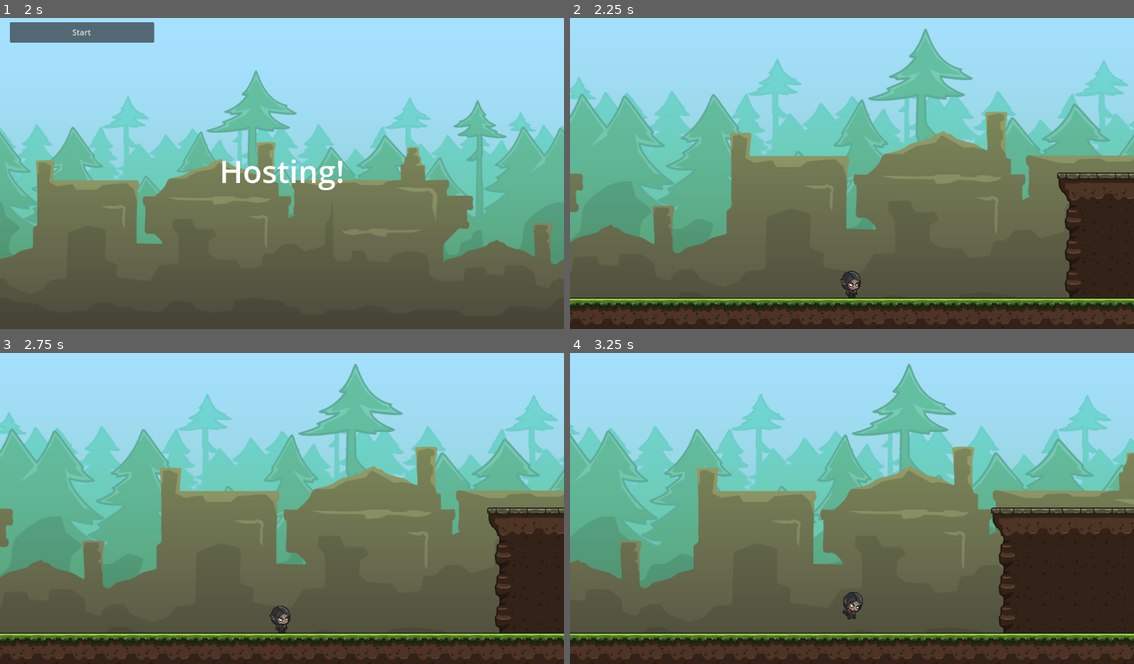
Above: before the commit, frames 1-4 (two rows, left to right).
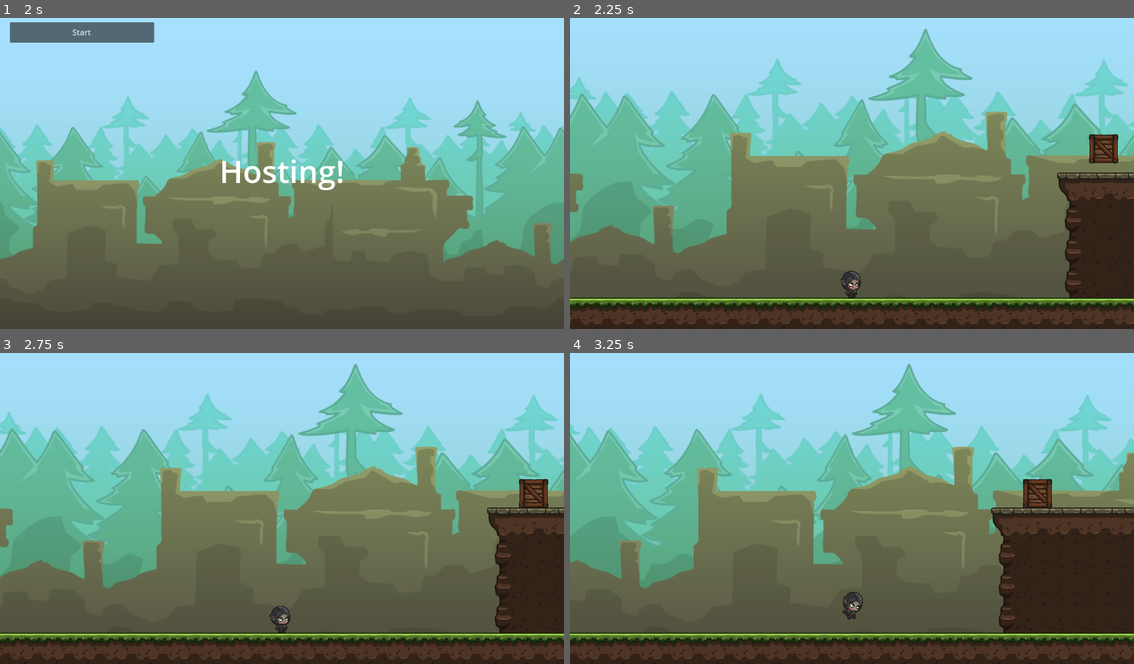
Above: after the commit, the same moments.

Repository: BlurryGames/GodotMultiplayerCourse
Game: Godot game, scene res://Levels/Menu/Menu.tscn
Same seed, same stepped clock (60 frames per second), same inputs: the game is played once before the commit and once after it.
Inputs:
- Up to frame 1 (2 s): tap Enter at 0.5 s; hold D (MoveRight) 0.53-1.25 s; tap E (Interact) at 0.6 s; tap Space (Jump) at 0.77 s; click "Host" at 1.25 s
- Up to frame 2 (2.25 s): click "Start" at 2 s
- Up to frame 3 (2.75 s): no input
- Up to frame 4 (3.25 s): tap Space (Jump) at 2.75, 3.02 s; hold D (MoveRight) from 2.78 s (still down); tap E (Interact) at 2.85 s

Frame 1 is identical in both runs. In frame 2, 0.5% of the frame differs, in the area x 91-98%, y 37-47%; in frame 3, 0.5%; in frame 4, 0.5%.

Commit message:
Section4: Platformer Puzzles / Lesson12: Pushable Objects

Diff:
--- /dev/null
+++ b/Interactables/PushableObject/PushableCrate.tscn
@@ -0,0 +1,36 @@
+[gd_scene load_steps=6 format=3 uid="uid://dox1gus1ovntt"]
+
+[ext_resource type="Script" path="res://Scripts/PushableObject.gd" id="1_tr2g0"]
+[ext_resource type="Texture2D" uid="uid://rglygid7fsot" path="res://art/objects/Wooden_Crate.png" id="2_bptjb"]
+
+[sub_resource type="PhysicsMaterial" id="PhysicsMaterial_s7fhq"]
+friction = 0.5
+rough = true
+
+[sub_resource type="RectangleShape2D" id="RectangleShape2D_6g22s"]
+size = Vector2(58, 58)
+
+[sub_resource type="SceneReplicationConfig" id="SceneReplicationConfig_3lnio"]
+properties/0/path = NodePath(".:position")
+properties/0/spawn = true
+properties/0/replication_mode = 1
+properties/1/path = NodePath(".:rotation")
+properties/1/spawn = true
+properties/1/replication_mode = 1
+
+[node name="PushableCrate" type="RigidBody2D"]
+collision_layer = 16
+collision_mask = 3
+physics_material_override = SubResource("PhysicsMaterial_s7fhq")
+script = ExtResource("1_tr2g0")
+
+[node name="Sprite2D" type="Sprite2D" parent="."]
+scale = Vector2(0.5, 0.5)
+texture = ExtResource("2_bptjb")
+
+[node name="CollisionShape2D" type="CollisionShape2D" parent="."]
+position = Vector2(0, 1.5)
+shape = SubResource("RectangleShape2D_6g22s")
+
+[node name="MultiplayerSynchronizer" type="MultiplayerSynchronizer" parent="."]
+replication_config = SubResource("SceneReplicationConfig_3lnio")
--- a/Levels/Level01/Level01.tscn
+++ b/Levels/Level01/Level01.tscn
@@ -10,6 +10,7 @@
 [ext_resource type="PackedScene" uid="uid://dulf8gxrvu6st" path="res://Interactables/Chest/Chest.tscn" id="8_8rwno"]
 [ext_resource type="PackedScene" uid="uid://cn7kia260vgxb" path="res://Interactables/KeyDoor/KeyDoor.tscn" id="9_qkjip"]
 [ext_resource type="PackedScene" uid="uid://no1agibjbn0p" path="res://Interactables/Bridge/Bridge.tscn" id="10_lk5mp"]
+[ext_resource type="PackedScene" uid="uid://dox1gus1ovntt" path="res://Interactables/PushableObject/PushableCrate.tscn" id="11_3owk2"]
 
 [sub_resource type="TileSetAtlasSource" id="TileSetAtlasSource_cxdhn"]
 texture = ExtResource("1_rop41")
@@ -131,6 +132,9 @@
 [node name="Bridge" parent="---- Interactables ----" instance=ExtResource("10_lk5mp")]
 position = Vector2(1608, -153)
 
+[node name="PushableCrate" parent="---- Interactables ----" instance=ExtResource("11_3owk2")]
+position = Vector2(607, -193)
+
 [node name="---- Players ----" type="Node" parent="."]
 
 [node name="PlayersContainer" type="Node2D" parent="---- Players ----"]
--- /dev/null
+++ b/Scripts/PushableObject.gd
@@ -0,0 +1 @@
+class_name PushableObject extends RigidBody2D
--- a/project.godot
+++ b/project.godot
@@ -78,3 +78,4 @@
 2d_physics/layer_2="Player"
 2d_physics/layer_3="Interactable"
 2d_physics/layer_4="Key"
+2d_physics/layer_5="Pushable"
Not shown: 1 places in Levels/Level01/Level01.tscn that only renumber resources
